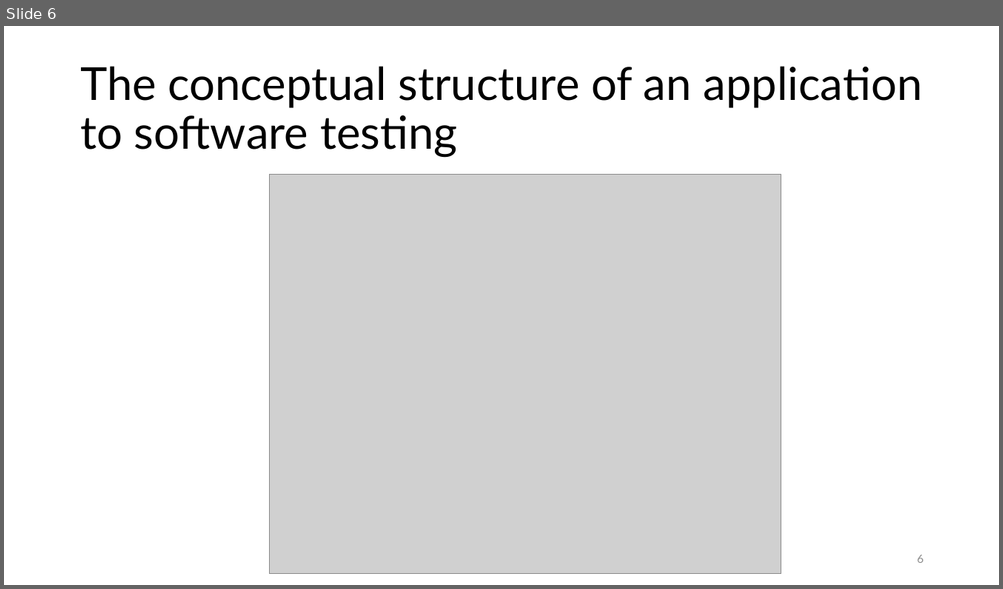
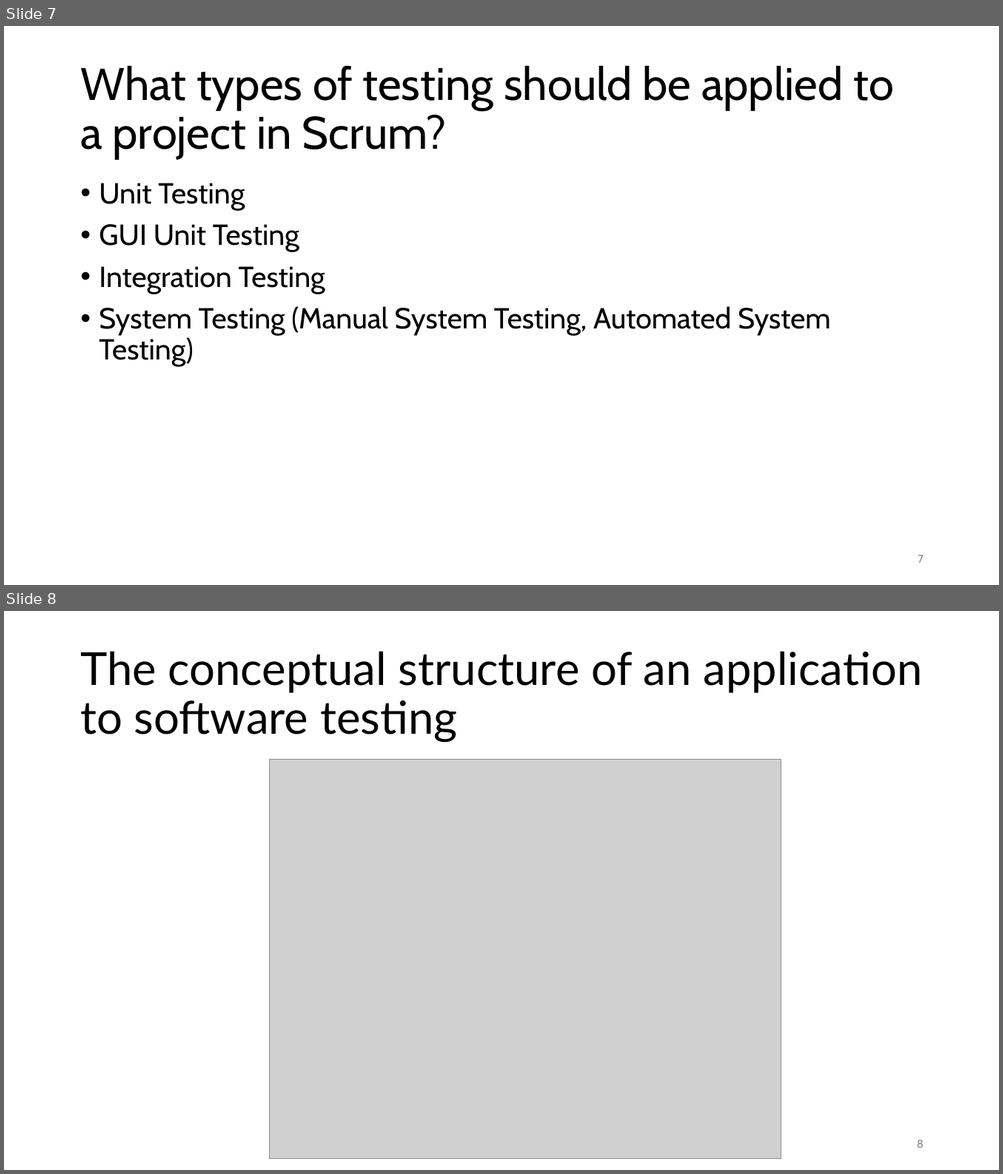
Before and after one commit to liepnguyen/Planru, a slide deck: Documents/Lessons Learned From Agile Quality Assurance In Scrum.pptx. Shown one above the other, each under a label of ours: slide 6 before the commit, slides 7 and 8 after it. The pictures are 1003x589 and 1003x1174 pixels, drawn with LibreOffice and Linux fonts; fonts in the diff are those of the drawing; grey boxes stand for pictures. Boxes give left, top, right and bottom in pixels: in the first picture for what was removed or moved away, otherwise in the second. Text is boxed around its words. In the diff, an @@ line names an element or a change of style, - is before the commit and + after.

```diff
--- a/Documents/Lessons Learned From Agile Quality Assurance In Scrum.pptx
+++ b/Documents/Lessons Learned From Agile Quality Assurance In Scrum.pptx
@@ slide 7 added at (4, 26, 999, 585), background #FFFFFF @@
@@ title added at (80, 65, 893, 159), 44 pt, text #000000 @@
+What types of testing should be applied to a project in Scrum?
@@ text added at (99, 183, 831, 367), 28 pt, text #000000 @@
+• Unit Testing
+• GUI Unit Testing
+• Integration Testing
+• System Testing (Manual System Testing, Automated System Testing)
@@ page number added at (917, 555, 923, 563), 11 pt, text #8C8C8C @@
+7
@@ what was slide 6 is now slide 8 @@
@@ page number at (916, 1140, 923, 1148): text changed; font Lato to Cabin @@
-6
+8
```
Also in this commit, not shown: 12 slides changed, 1 other slide added.
